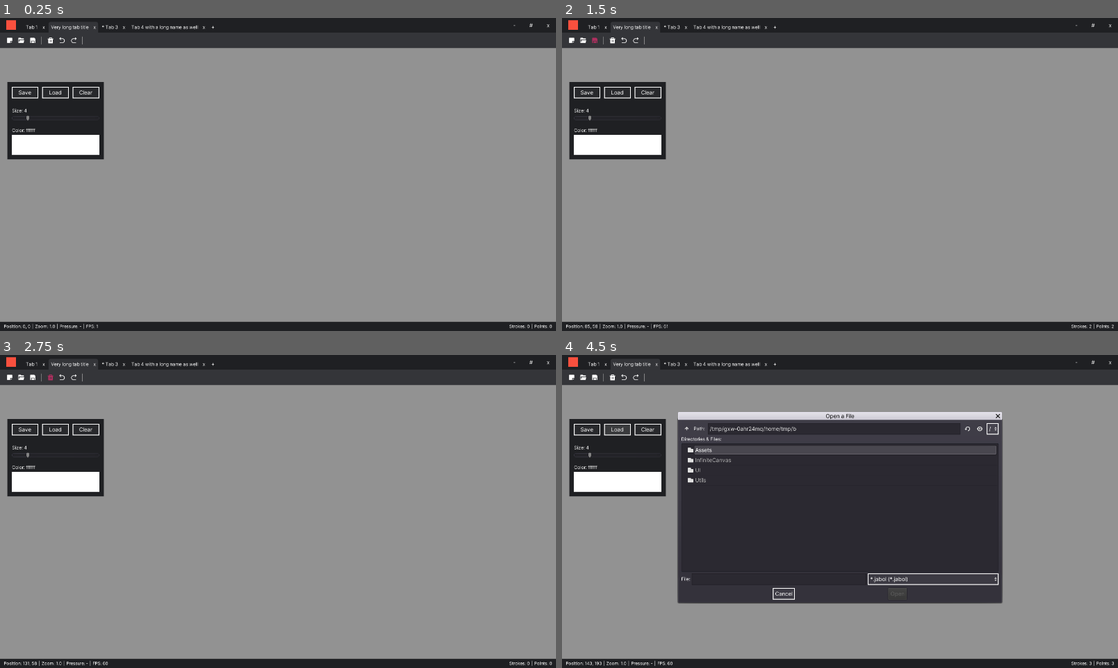
Above: before the commit, frames 1-4 (two rows, left to right).
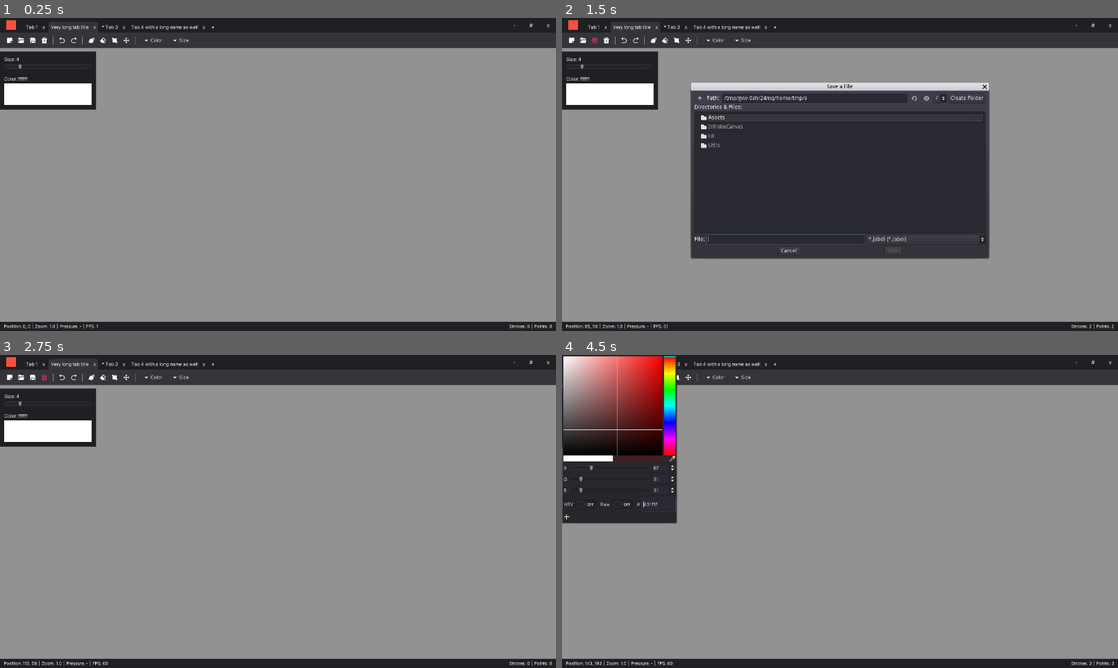
Above: after the commit, the same moments.

Repository: Epsilon0xCell/Lorien
Game: Godot game, scene res://Main.tscn
Two runs of this game, one before a commit and one after it. Both use one fixed random seed, a clock stepped at 60 frames per second and the inputs below.
Inputs (mouse positions are in pixels of both pictures, inside the frame that each line leads up to; where the layout moved, square brackets give the same spot in the first picture):
- Up to frame 1 (0.25 s): no input
- Up to frame 2 (1.5 s): click (584, 39) at 0.5 s; click (595, 39) at 1.25 s
- Up to frame 3 (2.75 s): click (44, 376) [50, 376] at 2 s
- Up to frame 4 (4.5 s): click (584, 430) at 2.75 s, where only the run before the commit has a clickable "Save"; click (650, 376) at 3.52 s; click (617, 430) at 4.25 s, where only the run before the commit has a clickable "Load"

The runs differ from the first frame. In frame 1, 5.8% of the frame differs, in the area x 0-34%, y 6-46%; in frame 2, 36%; in frame 3, 5.8%; in frame 4, 45%, in the area x 0-80%, y 0-80%.

Commit message:
More work on the toolbar. Hooked up some actions

Diff:
--- a/jabol/Main.gd
+++ b/jabol/Main.gd
@@ -37,13 +37,13 @@
 	_window_border_right.connect("gui_input", self, "_on_right_window_border_gui_input")
 
 	# UI Signals
+	_ui_titlebar.connect("close_requested", self, "_on_close_requested")
 	_ui_toolbar.connect("clear_canvas", self, "_on_clear_canvas")
-	_ui_tools.connect("clear_canvas", self, "_on_clear_canvas")
+	_ui_toolbar.connect("open_file", self, "_on_load_file")
+	_ui_toolbar.connect("save_file", self, "_on_save_file")
+
 	_ui_tools.connect("brush_color_changed", self, "_on_brush_color_changed")
 	_ui_tools.connect("brush_size_changed", self, "_on_brush_size_changed")
-	_ui_tools.connect("load_project", self, "_on_load_project")
-	_ui_tools.connect("save_project", self, "_on_save_project")
-	_ui_titlebar.connect("close_requested", self, "_on_close_requested")
 
 # -------------------------------------------------------------------------------------------------
 func _physics_process(delta):
@@ -72,14 +72,14 @@
 	_canvas.clear()
 
 # -------------------------------------------------------------------------------------------------
-func _on_load_project(filepath: String) -> void:
+func _on_load_file(filepath: String) -> void:
 	var result: Array = JabolIO.load_file(filepath)
 	_set_window_title(filepath)
 	_canvas.clear()
 	_canvas.add_strokes(result)
 
 # -------------------------------------------------------------------------------------------------
-func _on_save_project(filepath: String) -> void:
+func _on_save_file(filepath: String) -> void:
 	JabolIO.save_file(filepath, _canvas.lines)
 	_set_window_title(filepath)
 
--- a/jabol/Main.tscn
+++ b/jabol/Main.tscn
@@ -26,18 +26,33 @@
 [node name="UIToolbar" parent="." instance=ExtResource( 6 )]
 margin_top = 38.0
 margin_bottom = 78.0
+_file_dialog_path = NodePath("../FileDialog")
 
 [node name="UITools" parent="." instance=ExtResource( 5 )]
-margin_left = 18.7004
-margin_top = 165.889
-margin_right = 268.701
-margin_bottom = 365.889
+margin_left = -0.749146
+margin_top = 87.0
+margin_right = 249.251
+margin_bottom = 237.0
 
 [node name="UIStatusBar" parent="." instance=ExtResource( 3 )]
 anchor_top = 1.0
 anchor_bottom = 1.0
 margin_top = -24.0
 margin_bottom = 0.0
+
+[node name="FileDialog" type="FileDialog" parent="."]
+anchor_left = 0.5
+anchor_top = 0.5
+anchor_right = 0.5
+anchor_bottom = 0.5
+margin_left = -385.0
+margin_top = -216.5
+margin_right = 385.0
+margin_bottom = 216.5
+access = 2
+filters = PoolStringArray( "*.jabol" )
+current_dir = "/Users/mbrla/Desktop/JabolFiles"
+current_path = "/Users/mbrla/Desktop/JabolFiles/"
 
 [node name="WindowBorderTop" type="Control" parent="."]
 anchor_right = 1.0
--- a/jabol/UI/Components/UITab.tscn
+++ b/jabol/UI/TabSystem/UITab.tscn
@@ -1,11 +1,11 @@
 [gd_scene load_steps=5 format=2]
 
-[ext_resource path="res://Assets/Fonts/font_12.tres" type="DynamicFont" id=1]
+[ext_resource path="res://UI/TabSystem/UITab.gd" type="Script" id=1]
 [ext_resource path="res://UI/Themes/style_tab_inactive_dark.tres" type="StyleBox" id=2]
-[ext_resource path="res://UI/Components/UITab.gd" type="Script" id=3]
+[ext_resource path="res://Assets/Fonts/font_12.tres" type="DynamicFont" id=3]
 
 [sub_resource type="Theme" id=1]
-default_font = ExtResource( 1 )
+default_font = ExtResource( 3 )
 HBoxContainer/constants/separation = 4
 
 [node name="UITab" type="PanelContainer"]
@@ -15,7 +15,7 @@
 size_flags_horizontal = 3
 size_flags_vertical = 8
 custom_styles/panel = ExtResource( 2 )
-script = ExtResource( 3 )
+script = ExtResource( 1 )
 __meta__ = {
 "_edit_group_": true,
 "_edit_use_anchors_": false
--- a/jabol/UI/UITitlebar.tscn
+++ b/jabol/UI/UITitlebar.tscn
@@ -2,7 +2,7 @@
 
 [ext_resource path="res://UI/Themes/theme_dark.tres" type="Theme" id=1]
 [ext_resource path="res://UI/UITitlebar.gd" type="Script" id=2]
-[ext_resource path="res://UI/Components/UITab.tscn" type="PackedScene" id=3]
+[ext_resource path="res://UI/TabSystem/UITab.tscn" type="PackedScene" id=3]
 
 [sub_resource type="StyleBoxFlat" id=9]
 bg_color = Color( 1, 1, 1, 0.0980392 )
--- a/jabol/UI/UIToolbar.gd
+++ b/jabol/UI/UIToolbar.gd
@@ -14,6 +14,8 @@
 const BUTTON_NORMAL_COLOR = Color.white
 
 # -------------------------------------------------------------------------------------------------
+export var _file_dialog_path: NodePath
+
 onready var _new_button: TextureButton = $HBoxContainer/NewFileButton
 onready var _save_button: TextureButton = $HBoxContainer/SaveFileButton
 onready var _open_button: TextureButton = $HBoxContainer/OpenFileButton
@@ -33,13 +35,35 @@
 func _on_UndoButton_pressed(): emit_signal("undo_action")
 func _on_RedoButton_pressed(): emit_signal("redo_action")
 
+
 func _on_OpenFileButton_pressed():
-	# TODO: open file dialog etc
-	pass
+	var file_dialog: FileDialog = get_node(_file_dialog_path)
+	file_dialog.mode = FileDialog.MODE_OPEN_FILE
+	file_dialog.connect("file_selected", self, "_on_file_selected_to_open")
+	file_dialog.connect("popup_hide", self, "_on_file_dialog_closed")
+	file_dialog.popup_centered()
+
+
+func _on_file_selected_to_open(filepath: String) -> void:
+	emit_signal("open_file", filepath)
+
 
 func _on_SaveFileButton_pressed():
-	# TODO: open file dialog etc
-	pass
+	var file_dialog: FileDialog = get_node(_file_dialog_path)
+	file_dialog.mode = FileDialog.MODE_SAVE_FILE
+	file_dialog.connect("file_selected", self, "_on_file_selected_to_save")
+	file_dialog.connect("popup_hide", self, "_on_file_dialog_closed")
+	file_dialog.popup_centered()
+
+
+func _on_file_selected_to_save(filepath: String) -> void:
+	emit_signal("save_file", filepath)
+
+
+func _on_file_dialog_closed() -> void:
+	var file_dialog: FileDialog = get_node(_file_dialog_path)
+	Utils.remove_signal_connections(file_dialog, "file_selected")
+	Utils.remove_signal_connections(file_dialog, "popup_hide")
 
 
 # Custom hover highlighting
--- a/jabol/UI/UIToolbar.tscn
+++ b/jabol/UI/UIToolbar.tscn
@@ -7,6 +7,12 @@
 [ext_resource path="res://Assets/Icons/clear_canvas_white.png" type="Texture" id=5]
 [ext_resource path="res://Assets/Icons/redo_white.png" type="Texture" id=6]
 [ext_resource path="res://Assets/Icons/undo_white.png" type="Texture" id=7]
+[ext_resource path="res://Assets/Icons/brush_white.png" type="Texture" id=8]
+[ext_resource path="res://Assets/Icons/eraser_white.png" type="Texture" id=9]
+[ext_resource path="res://Assets/Icons/select_white.png" type="Texture" id=10]
+[ext_resource path="res://Assets/Icons/drag_tool_white.png" type="Texture" id=11]
+[ext_resource path="res://Assets/Icons/arrow_down.png" type="Texture" id=12]
+[ext_resource path="res://Assets/Fonts/font_12.tres" type="DynamicFont" id=13]
 
 [sub_resource type="StyleBoxFlat" id=3]
 bg_color = Color( 0.207843, 0.211765, 0.227451, 1 )
@@ -71,24 +77,24 @@
 size_flags_vertical = 4
 texture_normal = ExtResource( 1 )
 
+[node name="ClearCanvasButton" type="TextureButton" parent="HBoxContainer"]
+margin_left = 106.0
+margin_top = 11.0
+margin_right = 124.0
+margin_bottom = 29.0
+hint_tooltip = "Clear Canvas"
+size_flags_horizontal = 4
+size_flags_vertical = 4
+texture_normal = ExtResource( 5 )
+
 [node name="VSeparator2" type="VSeparator" parent="HBoxContainer"]
-margin_left = 106.0
-margin_right = 110.0
+margin_left = 136.0
+margin_right = 140.0
 margin_bottom = 40.0
 custom_styles/separator = SubResource( 4 )
 __meta__ = {
 "_edit_use_anchors_": false
 }
-
-[node name="ClearCanvasButton" type="TextureButton" parent="HBoxContainer"]
-margin_left = 122.0
-margin_top = 11.0
-margin_right = 140.0
-margin_bottom = 29.0
-hint_tooltip = "Clear Canvas"
-size_flags_horizontal = 4
-size_flags_vertical = 4
-texture_normal = ExtResource( 5 )
 
 [node name="UndoButton" type="TextureButton" parent="HBoxContainer"]
 margin_left = 152.0
@@ -118,6 +124,73 @@
 __meta__ = {
 "_edit_use_anchors_": false
 }
+
+[node name="BrushButton" type="TextureButton" parent="HBoxContainer"]
+margin_left = 228.0
+margin_top = 11.0
+margin_right = 246.0
+margin_bottom = 29.0
+hint_tooltip = "Brush Tool"
+size_flags_horizontal = 4
+size_flags_vertical = 4
+texture_normal = ExtResource( 8 )
+
+[node name="EraserButton" type="TextureButton" parent="HBoxContainer"]
+margin_left = 258.0
+margin_top = 11.0
+margin_right = 276.0
+margin_bottom = 29.0
+hint_tooltip = "Eraser Tool"
+size_flags_horizontal = 4
+size_flags_vertical = 4
+texture_normal = ExtResource( 9 )
+
+[node name="SelectionButton" type="TextureButton" parent="HBoxContainer"]
+margin_left = 288.0
+margin_top = 11.0
+margin_right = 306.0
+margin_bottom = 29.0
+hint_tooltip = "Selection Tool"
+size_flags_horizontal = 4
+size_flags_vertical = 4
+texture_normal = ExtResource( 10 )
+
+[node name="DragToolButton" type="TextureButton" parent="HBoxContainer"]
+margin_left = 318.0
+margin_top = 11.0
+margin_right = 336.0
+margin_bottom = 29.0
+hint_tooltip = "Drag Tool"
+size_flags_horizontal = 4
+size_flags_vertical = 4
+texture_normal = ExtResource( 11 )
+
+[node name="VSeparator4" type="VSeparator" parent="HBoxContainer"]
+margin_left = 348.0
+margin_right = 352.0
+margin_bottom = 40.0
+custom_styles/separator = SubResource( 4 )
+__meta__ = {
+"_edit_use_anchors_": false
+}
+
+[node name="ColorButton" type="Button" parent="HBoxContainer"]
+margin_left = 364.0
+margin_right = 426.0
+margin_bottom = 40.0
+custom_fonts/font = ExtResource( 13 )
+text = "Color"
+icon = ExtResource( 12 )
+flat = true
+
+[node name="SizeButton" type="Button" parent="HBoxContainer"]
+margin_left = 438.0
+margin_right = 495.0
+margin_bottom = 40.0
+custom_fonts/font = ExtResource( 13 )
+text = "Size"
+icon = ExtResource( 12 )
+flat = true
 
 [connection signal="mouse_entered" from="HBoxContainer/NewFileButton" to="." method="_on_NewFileButton_mouse_entered"]
 [connection signal="mouse_exited" from="HBoxContainer/NewFileButton" to="." method="_on_NewFileButton_mouse_exited"]
--- a/jabol/UI/UITools.tscn
+++ b/jabol/UI/UITools.tscn
@@ -6,8 +6,8 @@
 
 [node name="UITools" type="Panel"]
 margin_right = 250.0
-margin_bottom = 200.0
-rect_min_size = Vector2( 250, 200 )
+margin_bottom = 150.0
+rect_min_size = Vector2( 250, 150 )
 theme = ExtResource( 2 )
 script = ExtResource( 3 )
 __meta__ = {
@@ -31,73 +31,40 @@
 margin_left = 12.0
 margin_top = 12.0
 margin_right = 238.0
-margin_bottom = 188.0
+margin_bottom = 138.0
 __meta__ = {
 "_edit_use_anchors_": false
 }
 
-[node name="HBoxContainer" type="HBoxContainer" parent="MarginContainer/VBoxContainer"]
+[node name="SizeLabel" type="Label" parent="MarginContainer/VBoxContainer"]
 margin_right = 226.0
-margin_bottom = 30.0
-size_flags_horizontal = 3
-custom_constants/separation = 10
-
-[node name="SaveButton" type="Button" parent="MarginContainer/VBoxContainer/HBoxContainer"]
-margin_right = 68.0
-margin_bottom = 30.0
-size_flags_horizontal = 3
-text = "Save"
-
-[node name="LoadButton" type="Button" parent="MarginContainer/VBoxContainer/HBoxContainer"]
-margin_left = 78.0
-margin_right = 147.0
-margin_bottom = 30.0
-size_flags_horizontal = 3
-text = "Load"
-
-[node name="ClearButton" type="Button" parent="MarginContainer/VBoxContainer/HBoxContainer"]
-margin_left = 157.0
-margin_right = 226.0
-margin_bottom = 30.0
-size_flags_horizontal = 3
-text = "Clear"
-
-[node name="HSeparator" type="HSeparator" parent="MarginContainer/VBoxContainer"]
-margin_top = 34.0
-margin_right = 226.0
-margin_bottom = 50.0
-custom_constants/separation = 16
-
-[node name="SizeLabel" type="Label" parent="MarginContainer/VBoxContainer"]
-margin_top = 54.0
-margin_right = 226.0
-margin_bottom = 69.0
+margin_bottom = 15.0
 text = "Size: 4"
 
 [node name="SizeSlider" type="HSlider" parent="MarginContainer/VBoxContainer"]
-margin_top = 73.0
+margin_top = 19.0
 margin_right = 226.0
-margin_bottom = 89.0
+margin_bottom = 35.0
 min_value = 1.0
 max_value = 20.0
 value = 4.0
 
 [node name="HSeparator2" type="HSeparator" parent="MarginContainer/VBoxContainer"]
-margin_top = 93.0
+margin_top = 39.0
 margin_right = 226.0
-margin_bottom = 101.0
+margin_bottom = 47.0
 custom_constants/separation = 8
 
 [node name="ColorLabel" type="Label" parent="MarginContainer/VBoxContainer"]
-margin_top = 105.0
+margin_top = 51.0
 margin_right = 226.0
-margin_bottom = 120.0
+margin_bottom = 66.0
 text = "Color: ffffff"
 
 [node name="ColorPickerButton" type="ColorPickerButton" parent="MarginContainer/VBoxContainer"]
-margin_top = 124.0
+margin_top = 70.0
 margin_right = 226.0
-margin_bottom = 176.0
+margin_bottom = 126.0
 size_flags_horizontal = 3
 size_flags_vertical = 3
 theme = ExtResource( 1 )
@@ -114,9 +81,6 @@
 margin_bottom = 473.0
 mouse_filter = 1
 
-[connection signal="pressed" from="MarginContainer/VBoxContainer/HBoxContainer/SaveButton" to="." method="_on_SaveButton_pressed"]
-[connection signal="pressed" from="MarginContainer/VBoxContainer/HBoxContainer/LoadButton" to="." method="_on_LoadButton_pressed"]
-[connection signal="pressed" from="MarginContainer/VBoxContainer/HBoxContainer/ClearButton" to="." method="_on_ClearButton_pressed"]
 [connection signal="value_changed" from="MarginContainer/VBoxContainer/SizeSlider" to="." method="_on_SizeSlider_value_changed"]
 [connection signal="color_changed" from="MarginContainer/VBoxContainer/ColorPickerButton" to="." method="_on_ColorPickerButton_color_changed"]
 [connection signal="file_selected" from="SaveFileDialog" to="." method="_on_SaveFileDialog_file_selected"]
--- a/jabol/Utils/Utils.gd
+++ b/jabol/Utils/Utils.gd
@@ -2,3 +2,8 @@
 
 func get_native_mouse_position_on_screen() -> Vector2:
 	return OS.window_position + get_viewport().get_mouse_position()
+
+
+func remove_signal_connections(node: Node, signal_name: String) -> void:
+	for conn in node.get_signal_connection_list(signal_name):
+		node.disconnect(conn.signal, conn.target, conn.method)
Binary file added: jabol/Assets/Icons/arrow_down.png
Not shown, added: jabol/Assets/Icons/arrow_down.png.import
Binary file added: jabol/Assets/Icons/brush_white.png
Not shown, added: jabol/Assets/Icons/brush_white.png.import
Binary file added: jabol/Assets/Icons/color_picker.png
Not shown, added: jabol/Assets/Icons/color_picker.png.import
Binary file added: jabol/Assets/Icons/drag_tool_white.png
Not shown, added: jabol/Assets/Icons/drag_tool_white.png.import
Binary file added: jabol/Assets/Icons/eraser_white.png
Not shown, added: jabol/Assets/Icons/eraser_white.png.import
Binary file added: jabol/Assets/Icons/select_white.png
Not shown, added: jabol/Assets/Icons/select_white.png.import
(and 2 more such lines)
